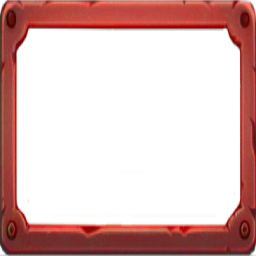
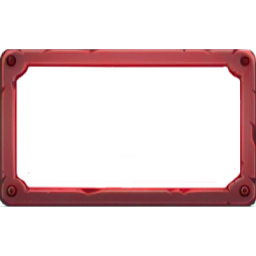
The second 256px x 256px image is a revision of the first. Changes to its layers:
painted on "Background" over [0, 0, 256, 256]
